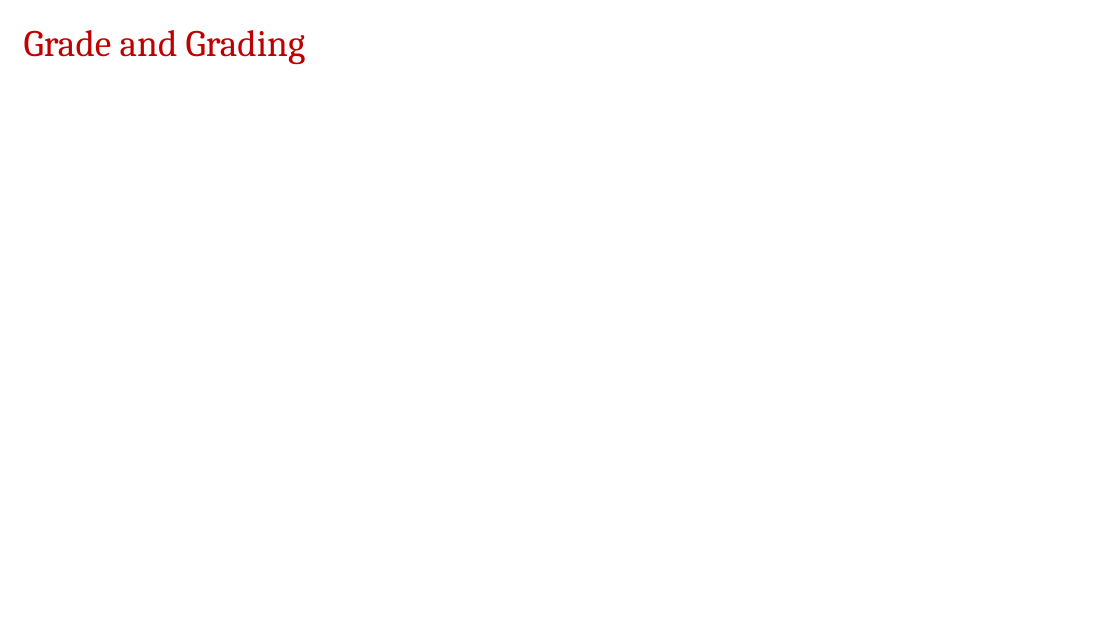
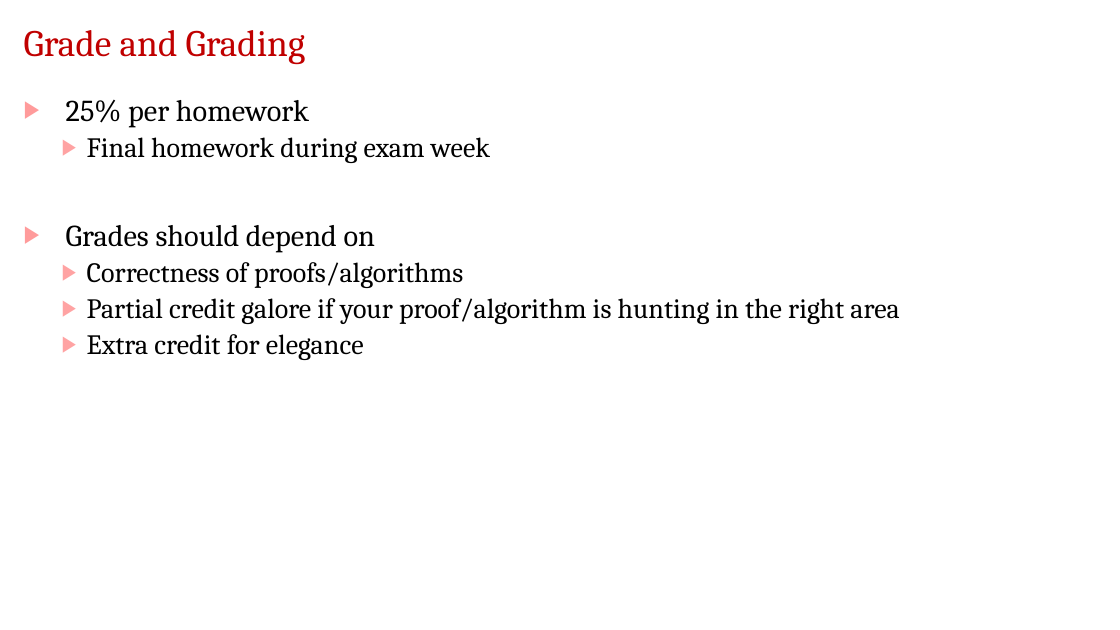
Before and after one commit to jdeshmukh/jdeshmukh.github.io, a slide deck: slide 18 of teaching/fvTheorySlides/Course-Intro.pptx. Drawn at 1120x630 pixels with LibreOffice and Linux fonts; fonts in the diff are those of the drawing; grey boxes stand for pictures; background and template pictures are left out. Boxes give left, top, right and bottom in pixels: in the first picture for what was removed or moved away, otherwise in the second. Text is boxed around its words. In the diff, an @@ line names an element or a change of style, - is before the commit and + after.

```diff
--- a/teaching/fvTheorySlides/Course-Intro.pptx
+++ b/teaching/fvTheorySlides/Course-Intro.pptx
@@ text added at [66,100,899,360], 24 pt, text #000000 @@
+▶ 25% per homework
+  ▶ Final homework during exam week
+▶ Grades should depend on
+  ▶ Correctness of proofs/algorithms
+  ▶ Partial credit galore if your proof/algorithm is hunting in the right area
+  ▶ Extra credit for elegance
```
Also in this commit, not shown: 6 other slides changed, 2 other files.
